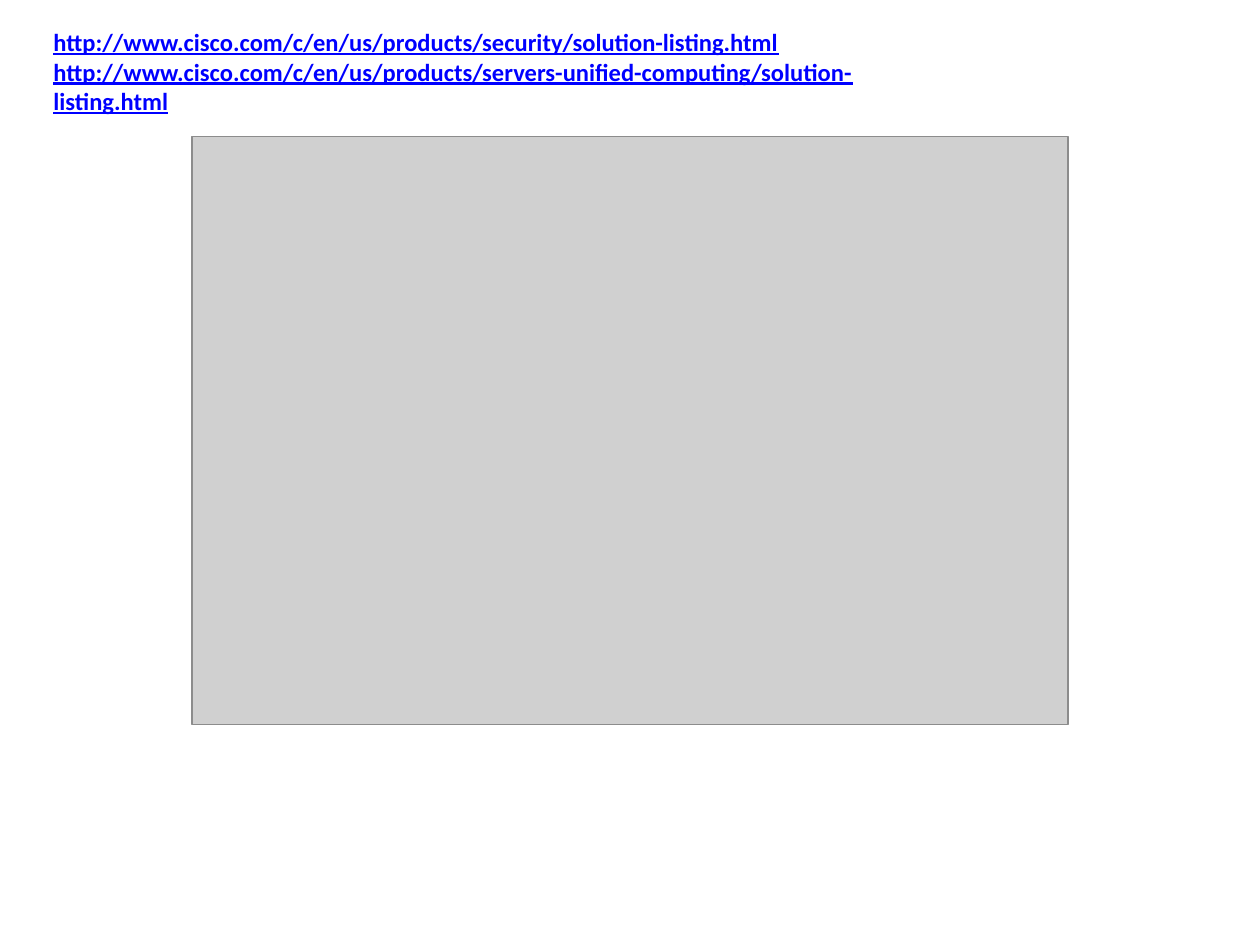
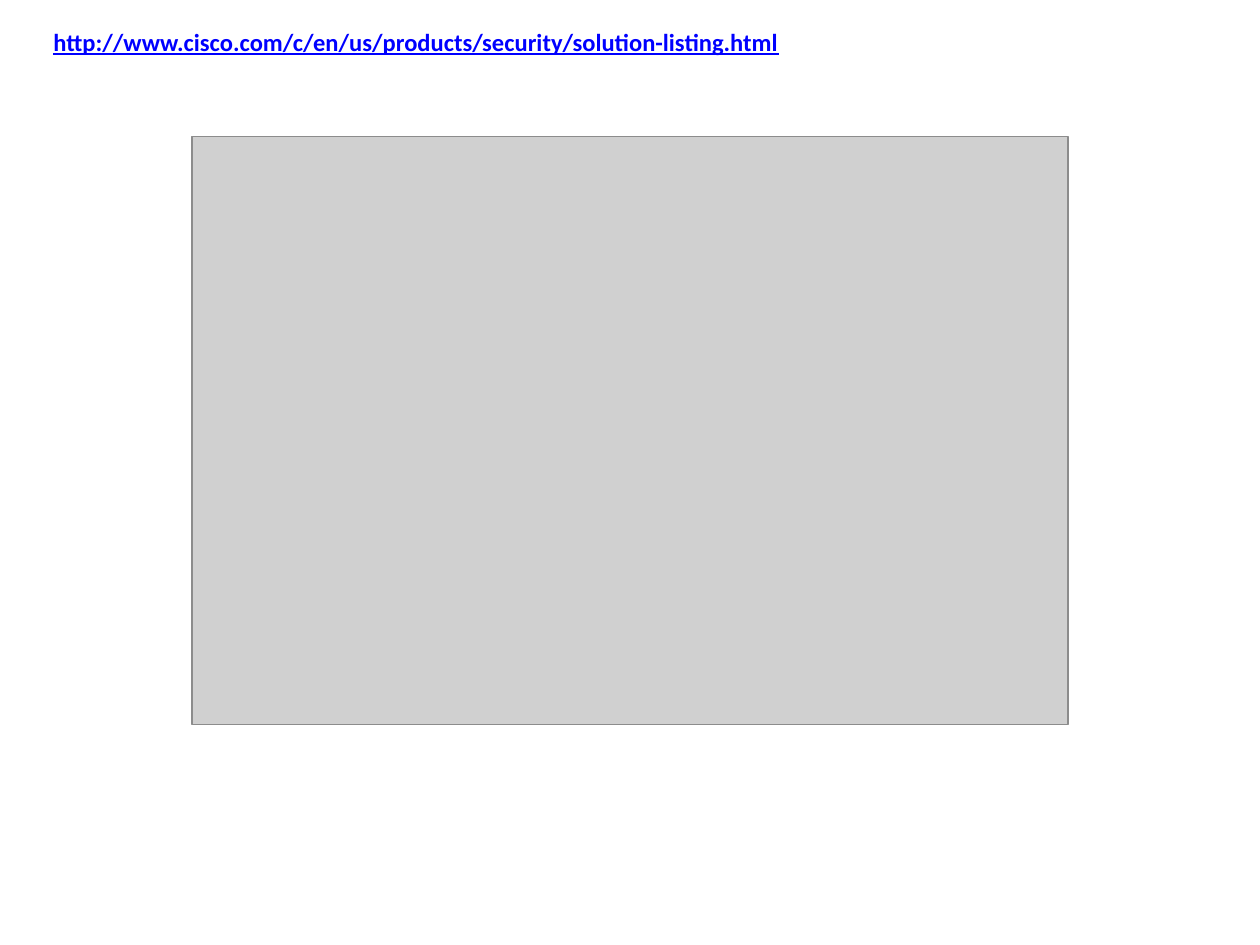
Before and after one commit to shreyabhatnagar/OVWMigration, a slide deck: slide 2 of docs/Solutionlisting/Solution-Listing.pptx. Drawn at 1260x945 pixels with LibreOffice and Linux fonts; fonts in the diff are those of the drawing; grey boxes stand for pictures. Boxes give left, top, right and bottom in pixels: in the first picture for what was removed or moved away, otherwise in the second. Text is boxed around its words. In the diff, an @@ line names an element or a change of style, - is before the commit and + after.

Commit message:
Modified Solution-Listing.pptx-Added slide for servers-unified-computing

```diff
--- a/docs/Solutionlisting/Solution-Listing.pptx
+++ b/docs/Solutionlisting/Solution-Listing.pptx
@@ text at [53,63,851,114]: paragraph removed @@
-http://www.cisco.com/c/en/us/products/servers-unified-computing/solution-listing.html
```
Also in this commit, not shown: 1 slide added, 1 other file.
